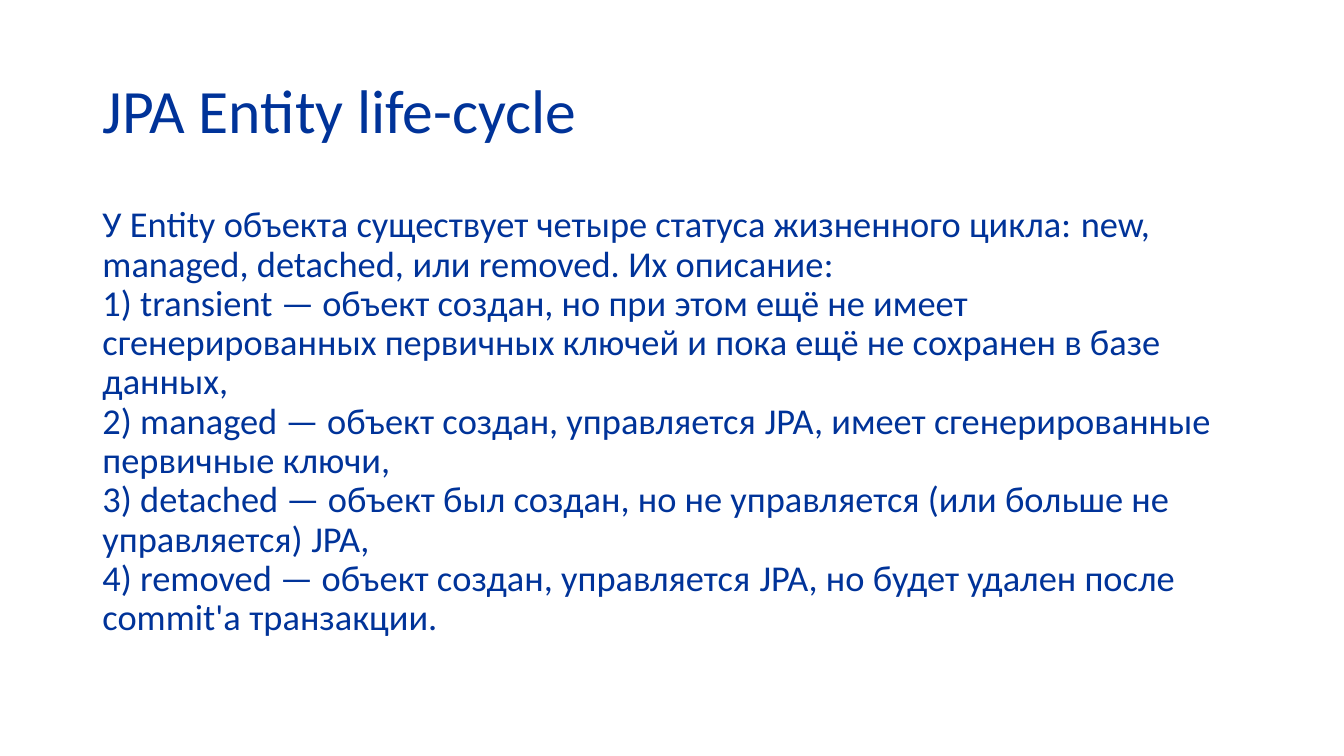
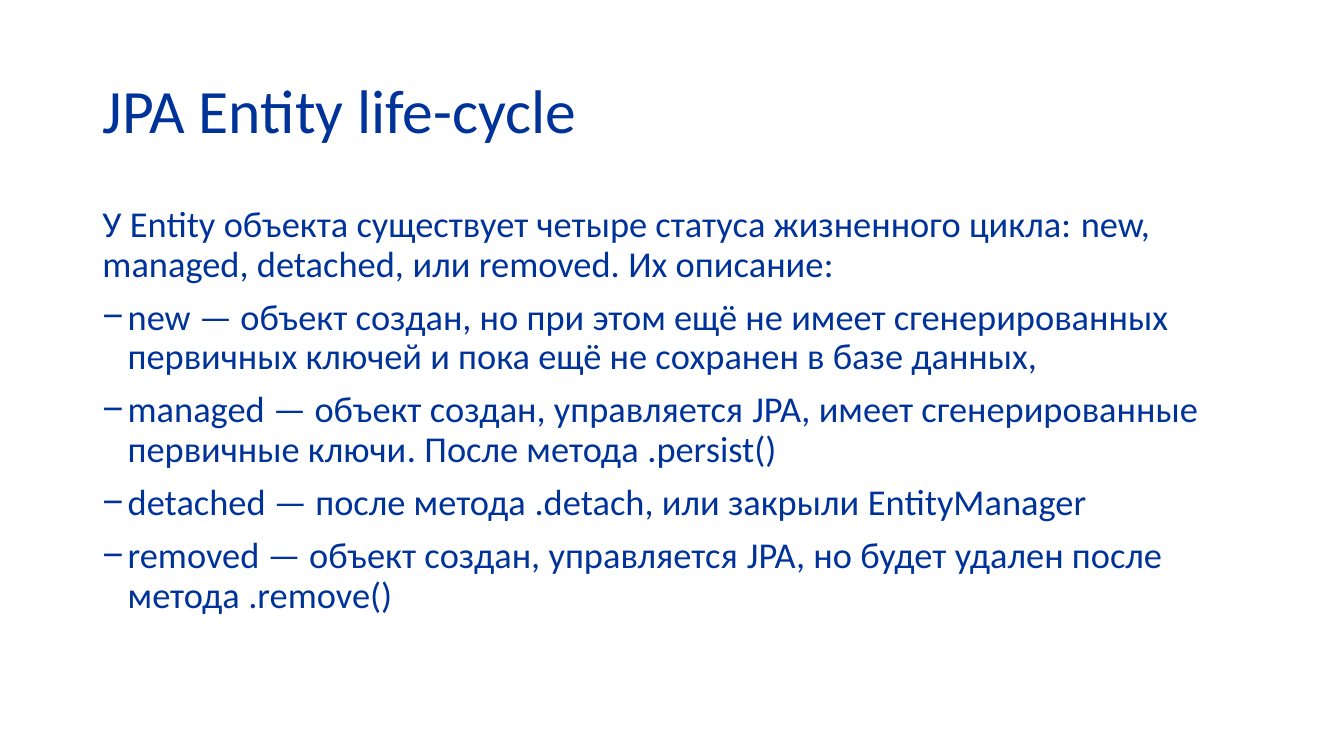
Before and after one commit to butenko-or/programming-technologies, a slide deck: slide 31 of Базы.pptx (slide 29 before the commit). Drawn at 1344x756 pixels with LibreOffice and Linux fonts; fonts in the diff are those of the drawing; background and template pictures are left out. Boxes give left, top, right and bottom in pixels: in the first picture for what was removed or moved away, otherwise in the second. Text is boxed around its words. In the diff, an @@ line names an element or a change of style, - is before the commit and + after.

```diff
--- a/Базы.pptx
+++ b/Базы.pptx
@@ text at [102, 212, 1197, 614]: text changed @@
-У Entity объекта существует четыре статуса жизненного цикла: new, managed, detached, или removed. Их описание:
-1) transient — объект создан, но при этом ещё не имеет сгенерированных первичных ключей и пока ещё не сохранен в базе данных,
-2) managed — объект создан, управляется JPA, имеет сгенерированные первичные ключи,
-3) detached — объект был создан, но не управляется (или больше не управляется) JPA,
-4) removed — объект создан, управляется JPA, но будет удален после commit'a транзакции.
+У Entity объекта существует четыре статуса жизненного цикла: new, managed, detached, или removed. Их описание:
+− new — объект создан, но при этом ещё не имеет сгенерированных первичных ключей и пока ещё не сохранен в базе данных,
+− managed — объект создан, управляется JPA, имеет сгенерированные первичные ключи. После метода .persist()
+− detached — после метода .detach, или закрыли EntityManager
+− removed — объект создан, управляется JPA, но будет удален после метода .remove()
```
Also in this commit, not shown: 1 other slide changed, 2 slides added.
